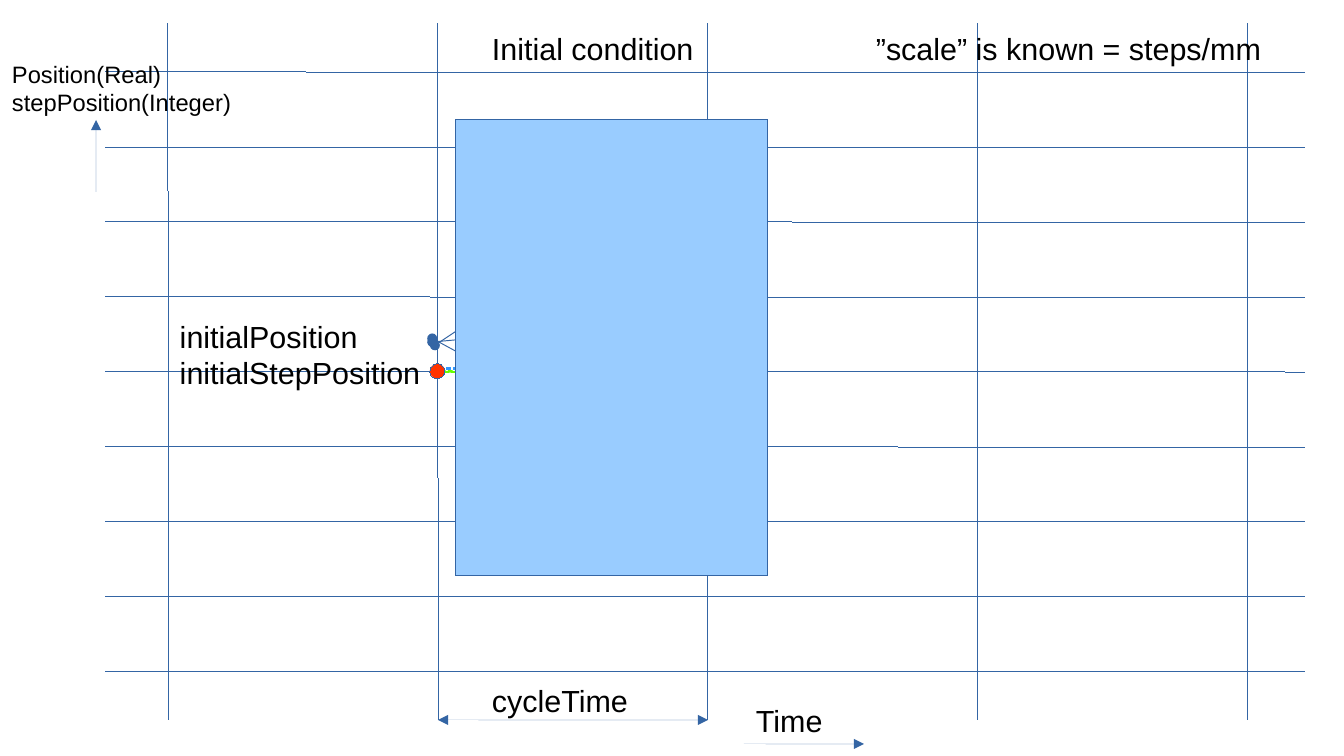
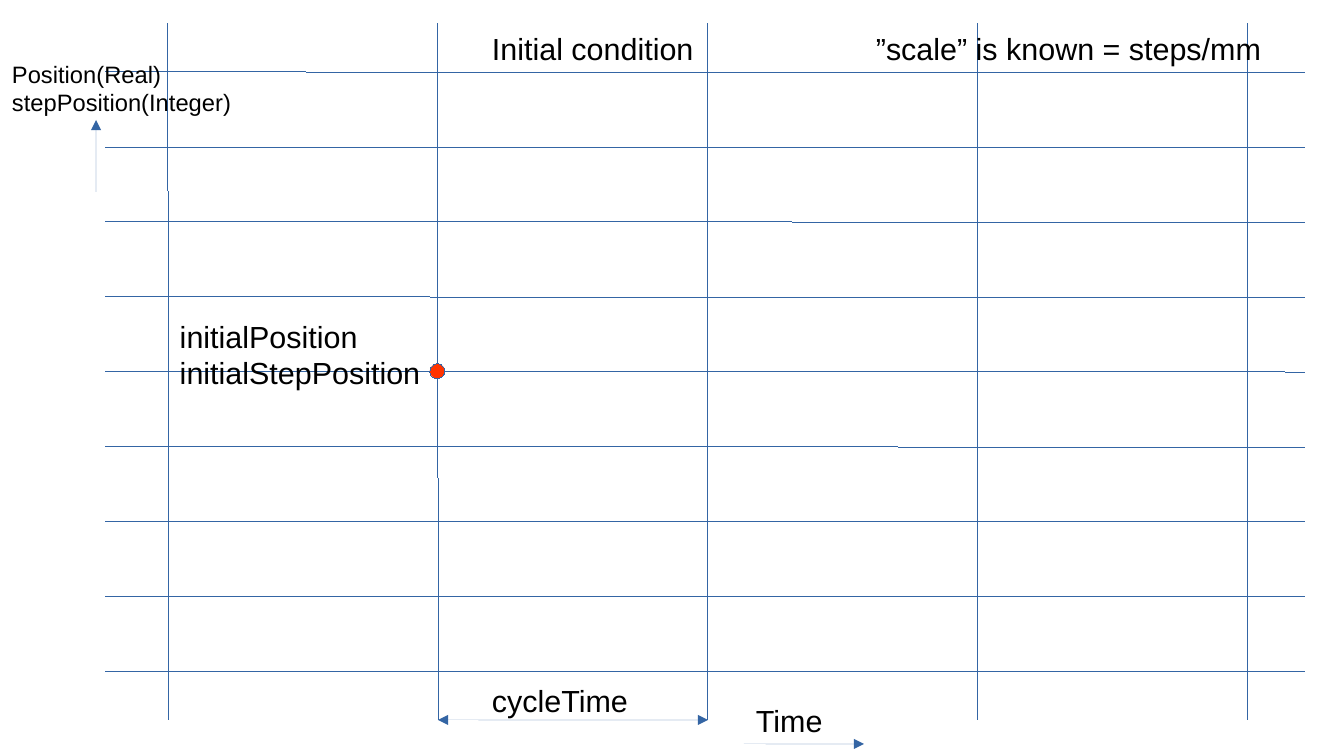
Before and after one commit to MetalMusings/MyOwnEtherCATDevice, a slide deck: slide 2 of Firmware/doc/Stepgen.odp. Drawn at 1344x756 pixels with LibreOffice and Linux fonts; fonts in the diff are those of the drawing. Boxes give left, top, right and bottom in pixels: in the first picture for what was removed or moved away, otherwise in the second. Text is boxed around its words. In the diff, an @@ line names an element or a change of style, - is before the commit and + after.

```diff
--- a/Firmware/doc/Stepgen.odp
+++ b/Firmware/doc/Stepgen.odp
@@ rectangle removed at (x1=456, y1=120, x2=768, y2=576) @@
@@ double arrow removed from (435, 345) to (710, 162) @@
@@ double arrow removed from (433, 343) to (710, 317) @@
@@ double arrow removed from (433, 339) to (710, 489) @@
@@ arrow removed from (437, 372) to (495, 372) @@
@@ arrow removed from (439, 368) to (507, 368) @@
@@ arrow removed from (441, 372) to (709, 372) @@
@@ arrow removed from (456, 368) to (709, 368) @@
```
Also in this commit, not shown: 7 other slides changed, 2 slides added, 4 other files.
